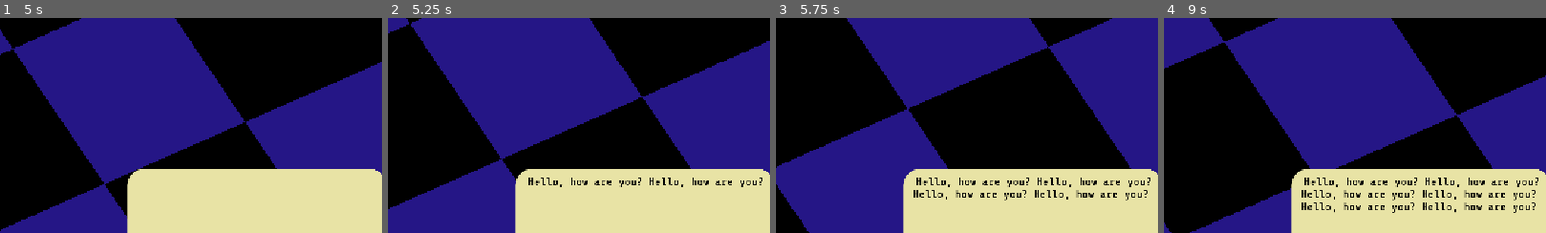
Above: before the commit, frames 1-4 (left to right).
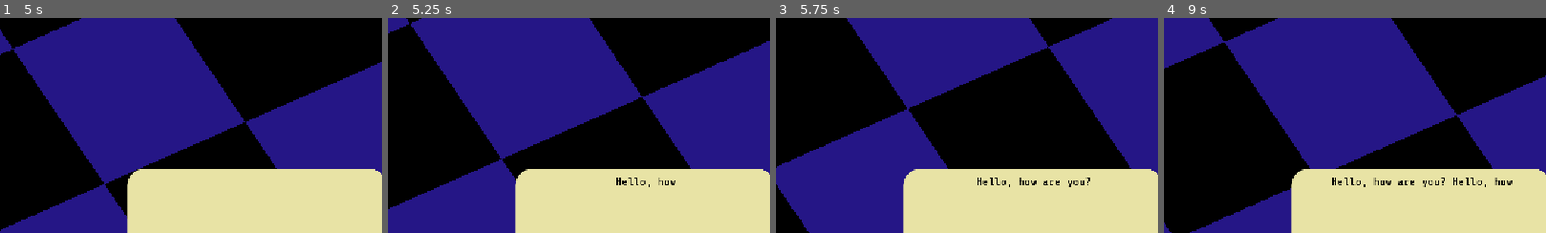
Above: after the commit, the same moments.

Repository: AlejandroCiuba/color-picker-game
Game: Godot game, scene res://scenes/levels/test.tscn
The game is run twice, just before and just after one commit, with the same random seed, the same clock (stepped at 60 frames per second) and the same inputs. The project has no main scene, so this scene is started directly.
Inputs (mouse positions are % of the whole screen's width and height, from its top left):
- Up to frame 1 (5 s): click (54, 60) at 0.52 s; click (54, 60) at 1.27 s; click (54, 60) at 2.02 s; move the mouse to (72, 45) at 2.77 s; hold Right (ui_right) 2.78-3.53 s; move the mouse to (30, 55) at 3.52 s; hold Left (ui_left) 3.53-4.28 s; move the mouse to (60, 28) at 4.27 s; hold Right (ui_right) from 4.28 s (still down)
- Up to frame 2 (5.25 s): move the mouse to (45, 70) at 5.02 s; release Right (ui_right) at 5.03 s; hold Up (ui_up) from 5.03 s (still down)
- Up to frame 3 (5.75 s): keep holding Up (ui_up)
- Up to frame 4 (9 s): move the mouse to (80, 65) at 5.77 s; release Up (ui_up) at 5.78 s; hold Left (ui_left) 5.78-8.03 s; move the mouse to (20, 35) at 6.52 s; move the mouse to (55, 50) at 7.27 s; move the mouse to (35, 25) at 8.02 s; hold Right (ui_right) 8.03-8.78 s; move the mouse to (72, 45) at 8.77 s; hold Up (ui_up) from 8.78 s (still down)
The pictures show only the part of the screen within x 6-56%, y 0-50%; the shares and areas given below are measured in that part.

Frame 1 is identical in both runs. In frame 2, 0.8% of the frame differs, in the area x 36-98%, y 74-79%; in frame 3, 1.4%; in frame 4, 2.2%, in the area x 36-98%, y 74-91%.

Commit message:
First prototype of a dialog system

Diff:
--- a/globals/dialog_manager.gd
+++ b/globals/dialog_manager.gd
@@ -4,11 +4,14 @@
 # 1. Dialog starts with a script which is triggered by an event
 # 2. Actors in that script receive and request dialog
 # 3. Callbacks can be called on the actors to perform certain actions
-signal script_started(filename: String)
+signal script_started(script: String)
 signal dialog_triggered(dialog: Dialog)
 
+const _JSON_FOLDER: StringName = "res://assets/json"
+
 var _current_scene: Node = null
-var _current_script: FileAccess = null
+var _current_script: String = ""
+var _current_dialog_json: Array = []
 var _actors: Dictionary[String, Variant]
 var _dialogs: Dictionary[String, DialogDisplay]
 
@@ -21,6 +24,15 @@
 	_actors.clear()
 
 
+func start_script_in_scene(script: String, scene: Node, begin: bool = false) -> void:
+
+	connect_scene(scene)
+	start_script(script)
+
+	if begin:
+		line(0)
+
+
 ## Dialog displays connect via this function on their own
 func connect_dialog(dialog_display: DialogDisplay) -> void:
 	_dialogs[dialog_display.dialog_id] = dialog_display
@@ -30,29 +42,36 @@
 ## The main scene connects actors required by the dialog displays
 func connect_scene(scene: Node) -> void:
 	_current_scene = scene
-	for actor in _current_scene._get_property_list():
-		_actors[actor["name"]] = scene.get(actor["name"])
+	#for actor in _current_scene._get_property_list():
+		#_actors[actor["name"]] = scene.get(actor["name"])
 
 
 ## The dialog will use its given actors and dialog to start a script
-func start_script(filename: String) -> Error:
-	_current_script = FileAccess.open(filename, FileAccess.READ)
+func start_script(script: String) -> Error:
+
+	var file: FileAccess = FileAccess.open("%s/%s.json" % [_JSON_FOLDER, script], FileAccess.READ)
+	var json: Dictionary = {}
 	if FileAccess.get_open_error() == OK:
-		script_started.emit(filename)
+		json = JSON.parse_string(file.get_as_text())
+		_current_script = json["script"]
+		_current_dialog_json = json["dialog"]
+		script_started.emit(_current_script)
 	return FileAccess.get_open_error()
 
 
 ## Dialog Displays call this when the next line of dialog is required
 ## {"dialog_id": "text", "callbacks": [{"actor.method", ...]}
-func next_line() -> void:
+func line(ln: int) -> void:
 
-	if _current_script == null:
+	if _current_script == "":
 		push_error("No script assigned in DialogManager, cannot get next line")
+		return
 
-	var lines: PackedStringArray = _current_script.get_as_text().split("\n")
-	for line in lines:
-		var json: Dictionary = JSON.parse_string(line)
-		dialog_triggered.emit(_create_dialog(json))
+	if ln >= _current_dialog_json.size():
+		push_error("Line number %d is greater than the number of lines in the script, %d" % [ln, _current_dialog_json.size()])
+		return
+
+	dialog_triggered.emit(_create_dialog(_current_dialog_json[ln]))
 
 
 func _create_dialog(json: Dictionary) -> Dialog:
@@ -64,11 +83,12 @@
 		if _current_scene.get(comps[0]) == null:
 			push_error("Current scene %s does not have property %s" % [_current_scene.name, comps[0]])
 
-		if _current_scene.get(comps[0]) is not Node:
+		elif _current_scene.get(comps[0]) is not Node:
 			push_error("Property %s is not a Node type" % [comps[0]])
 
 		if not _current_scene.get(comps[0]).has_method(comps[1]):
 			push_error("Actor %s does not have method %s" % [comps[0], comps[1]])
+			return
 
 		var custom: Callable = func(): _current_scene.get(comps[0]).call(comps[1])
 		callbacks.append(custom)
--- a/scenes/ents/dialog_display.gd
+++ b/scenes/ents/dialog_display.gd
@@ -2,13 +2,16 @@
 extends Node
 
 @export var dialog_box: DialogBox = null
+@export var next_button: BaseButton = null
 
 @onready var dialog_id: String = dialog_box.dialog_id
+@onready var current_line: int = 0
 
 
 ## Perform the callbacks, then display text
 func _on_dialog_triggered(dialog: Dialog) -> void:
 
+	current_line += 1
 	if dialog.dialog_id != dialog_id:
 		return
 
@@ -18,5 +21,10 @@
 	dialog_box.write(dialog.text)
 
 
+func _on_next_button_pressed() -> void:
+	DialogManager.line(current_line)
+
+
 func _ready() -> void:
 	DialogManager.connect_dialog(self)
+	next_button.pressed.connect(_on_next_button_pressed)
--- a/scenes/ui/overlays/dialog_box.gd
+++ b/scenes/ui/overlays/dialog_box.gd
@@ -14,7 +14,7 @@
 func _tween_text(text: String) -> void:
 	var words: PackedStringArray = text.split(" ")
 	for word in words:
-		dialog.text += " " + text
+		dialog.text += " " + word
 		await get_tree().create_timer(_word_time, false).timeout
 
 
--- a/scenes/ui/overlays/dialog_box.tscn
+++ b/scenes/ui/overlays/dialog_box.tscn
@@ -62,6 +62,7 @@
 size_flags_horizontal = 3
 theme_override_colors/default_color = Color(0, 0, 0, 1)
 theme_override_font_sizes/normal_font_size = 48
+bbcode_enabled = true
 text = "PLACEHOLDER PLACEHOLDER PLACEHOLDER PLACEHOLDER PLACEHOLDER PLACEHOLDER PLACEHOLDER PLACEHOLDER PLACEHOLDER PLA …(323 unchanged characters)…
 fit_content = true
 scroll_active = false
@@ -82,7 +83,8 @@
 theme_override_constants/margin_right = 30
 theme_override_constants/margin_bottom = 150
 
-[node name="TextureButton" type="TextureButton" parent="NinePatchRect/MarginContainer2" unique_id=1195010484]
+[node name="NextButton" type="TextureButton" parent="NinePatchRect/MarginContainer2" unique_id=1195010484]
+unique_name_in_owner = true
 clip_contents = true
 custom_minimum_size = Vector2(90, 90)
 layout_mode = 2
@@ -94,7 +96,8 @@
 script = ExtResource("5_u57kh")
 metadata/_custom_type_script = "uid://bdbx7ly51ouji"
 
-[node name="DialogDisplay" parent="." unique_id=537772336 node_paths=PackedStringArray("dialog_box") instance=ExtResource("6_q4f1m")]
+[node name="DialogDisplay" parent="." unique_id=537772336 node_paths=PackedStringArray("dialog_box", "next_button") instance=ExtResource("6_q4f1m")]
 dialog_box = NodePath("..")
+next_button = NodePath("../NinePatchRect/MarginContainer2/NextButton")
 
-[connection signal="pressed" from="NinePatchRect/MarginContainer2/TextureButton" to="." method="_on_button_pressed"]
+[connection signal="pressed" from="NinePatchRect/MarginContainer2/NextButton" to="." method="_on_button_pressed"]
--- a/tools/dialog_parser.gd
+++ b/tools/dialog_parser.gd
@@ -2,12 +2,13 @@
 extends EditorScript
 
 var name_regex: RegEx = RegEx.create_from_string(r"^(?<dialog_id>\w+)")
-var callback_regex: RegEx = RegEx.create_from_string(r"\[(?<callbacks>.+)\]")
+var callback_regex: RegEx = RegEx.create_from_string(r"\[(?<callbacks>.+)\]:")
 var text_regex: RegEx = RegEx.create_from_string(r":\s(?<text>.+)$")
 
 var filename: String = "test"
 var format: Dictionary = {
 	"dialog_id": "",
+	"text": "",
 	"callbacks": [],
 }
 
@@ -26,7 +27,8 @@
 	#print_debug(text_regex.search(line).get_string("text"))
 
 	var json: Dictionary = {}
-	json[name_regex.search(line).get_string("dialog_id")] = text_regex.search(line).get_string("text")
+	json["dialog_id"] = name_regex.search(line).get_string("dialog_id")
+	json["text"] = text_regex.search(line).get_string("text")
 	json["callbacks"] = _parse_callbacks(callback_regex.search(line).get_string("callbacks"))
 
 	return json
@@ -41,6 +43,7 @@
 	var savefile: FileAccess = FileAccess.open("res://assets/json/%s.json" % filename, FileAccess.WRITE)
 	if FileAccess.get_open_error() != OK:
 		push_error("Error opening %s, %d" % [savefile, FileAccess.get_open_error()])
+		return
 
 	var json: Dictionary = {}
 	json["script"] = filename
